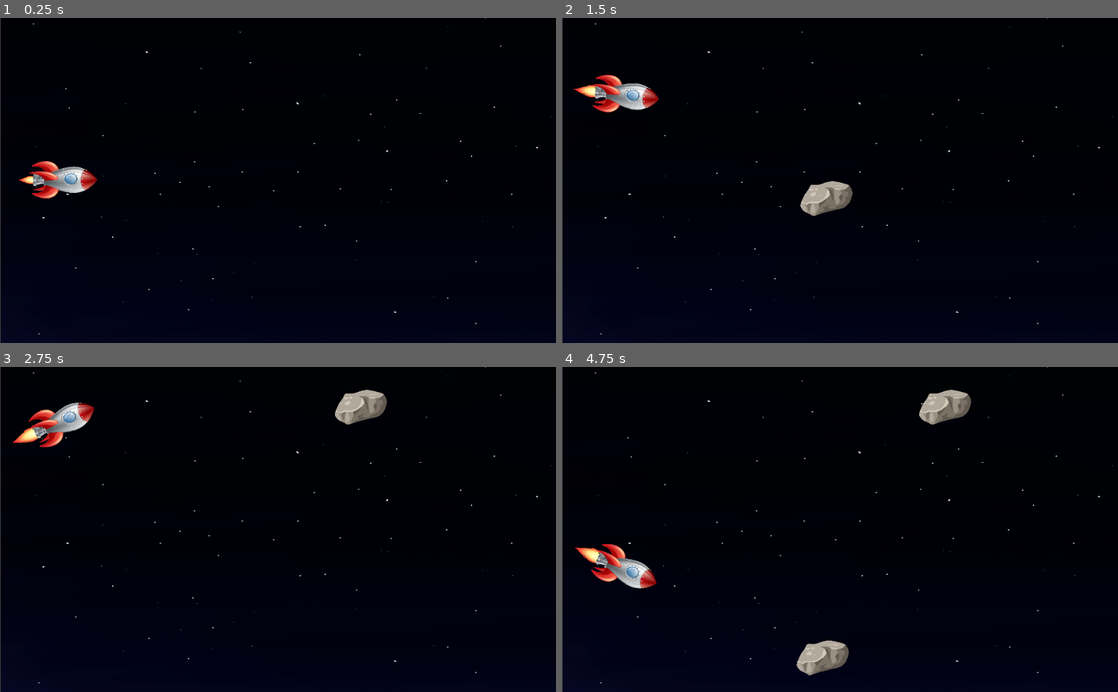
Above: before the commit, frames 1-4 (two rows, left to right).
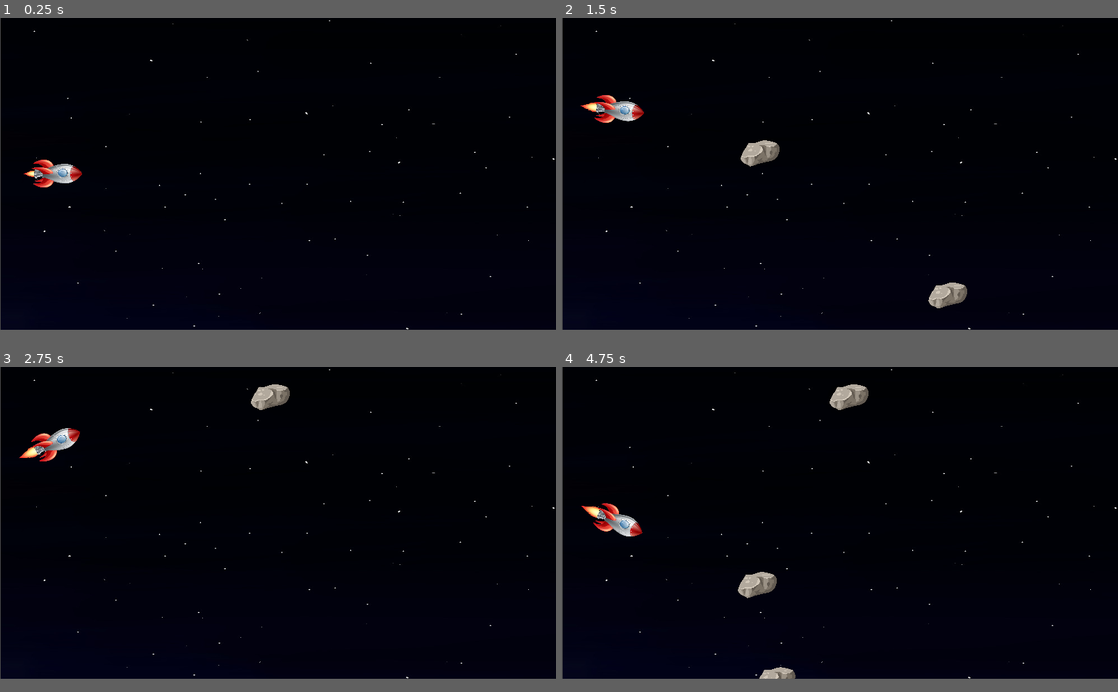
Above: after the commit, the same moments.

Repository: MuskalaMarcin/RocketZero
Game: Godot game, scene res://Main.tscn
The game is run twice, just before and just after one commit, with the same random seed, the same clock (stepped at 60 frames per second) and the same inputs.
Inputs:
- Up to frame 1 (0.25 s): no input
- Up to frame 2 (1.5 s): tap Enter at 0.5 s; hold Up (ui_up) 0.53-1.28 s; hold Down (ui_down) from 1.28 s (still down)
- Up to frame 3 (2.75 s): release Down (ui_down) at 2.03 s; hold Up (ui_up) from 2.03 s (still down)
- Up to frame 4 (4.75 s): release Up (ui_up) at 3.53 s; hold Down (ui_down) from 3.53 s (still down)
The window is 800x468 before the commit and 800x449 after it. Grey fills any space a smaller window leaves; there, only what the larger window draws over its background counts as a difference.

The runs differ from the first frame. In frame 1, 1.2% of the frame differs, in the area x 0-100%, y 0-100%; in frame 2, 3.0%; in frame 3, 2.7%; in frame 4, 4.2%.

Commit message:
screen size adjustment

Diff:
--- a/Main.tscn
+++ b/Main.tscn
@@ -4,10 +4,15 @@
 [ext_resource path="res://RocketScene.tscn" type="PackedScene" id=2]
 [ext_resource path="res://RocksScene.tscn" type="PackedScene" id=3]
 
-[node name="Node2D" type="Node2D"]
+[node name="Node2D" type="Node2D" index="0"]
 
 [node name="BackgroundScene" parent="." index="0" instance=ExtResource( 1 )]
 
+position = Vector2( 704.495, 404.847 )
+scale = Vector2( 1.37335, 1.00644 )
+
 [node name="RocketScene" parent="." index="1" instance=ExtResource( 2 )]
 
+position = Vector2( 139.242, 383.927 )
+
 [node name="RocksScene" parent="." index="2" instance=ExtResource( 3 )]
--- a/Rocket.gd
+++ b/Rocket.gd
@@ -3,7 +3,7 @@
 const SPEED = 150
 const ROT = 0.6
 const MAX_ROT = 0.4
-const MAX_Y = 140
+const MAX_Y = 180
 
 func _ready():
 	set_physics_process(true)
--- a/project.godot
+++ b/project.godot
@@ -14,6 +14,14 @@
 run/main_scene="res://Main.tscn"
 config/icon="res://icon.png"
 
+[display]
+
+window/size/width=1366
+window/size/height=768
+window/stretch/mode="2d"
+window/stretch/aspect="keep"
+window/stretch/shrink="1"
+
 [rendering]
 
 environment/default_environment="res://default_env.tres"
